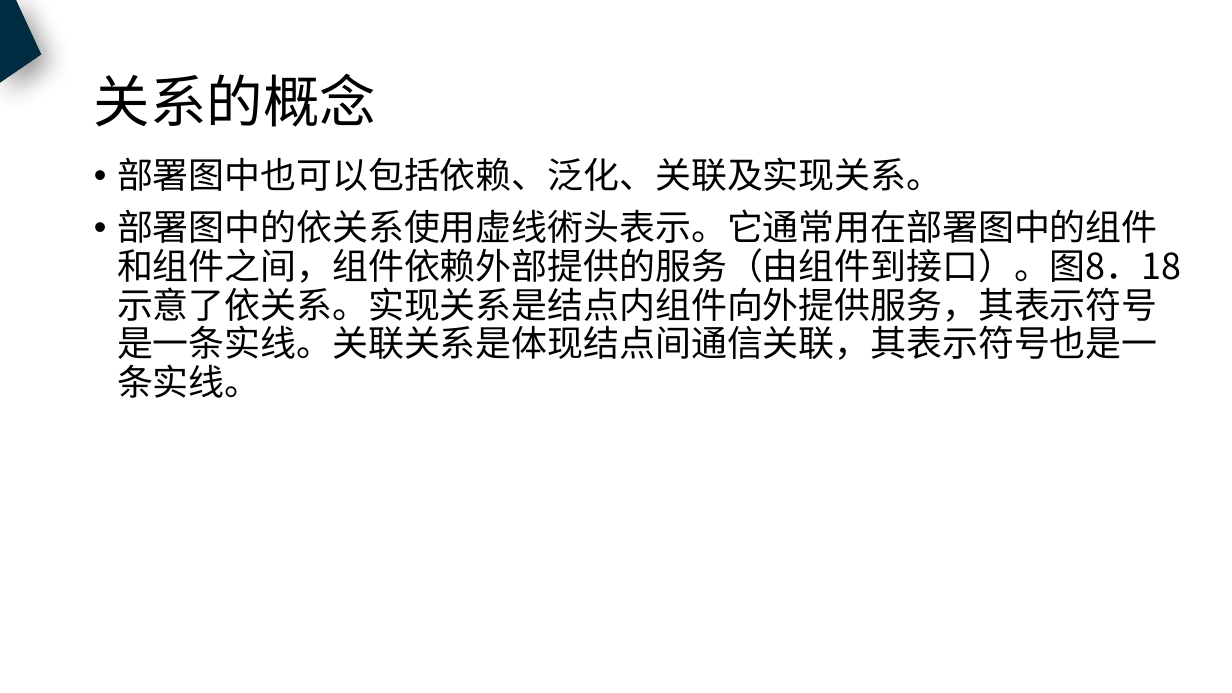
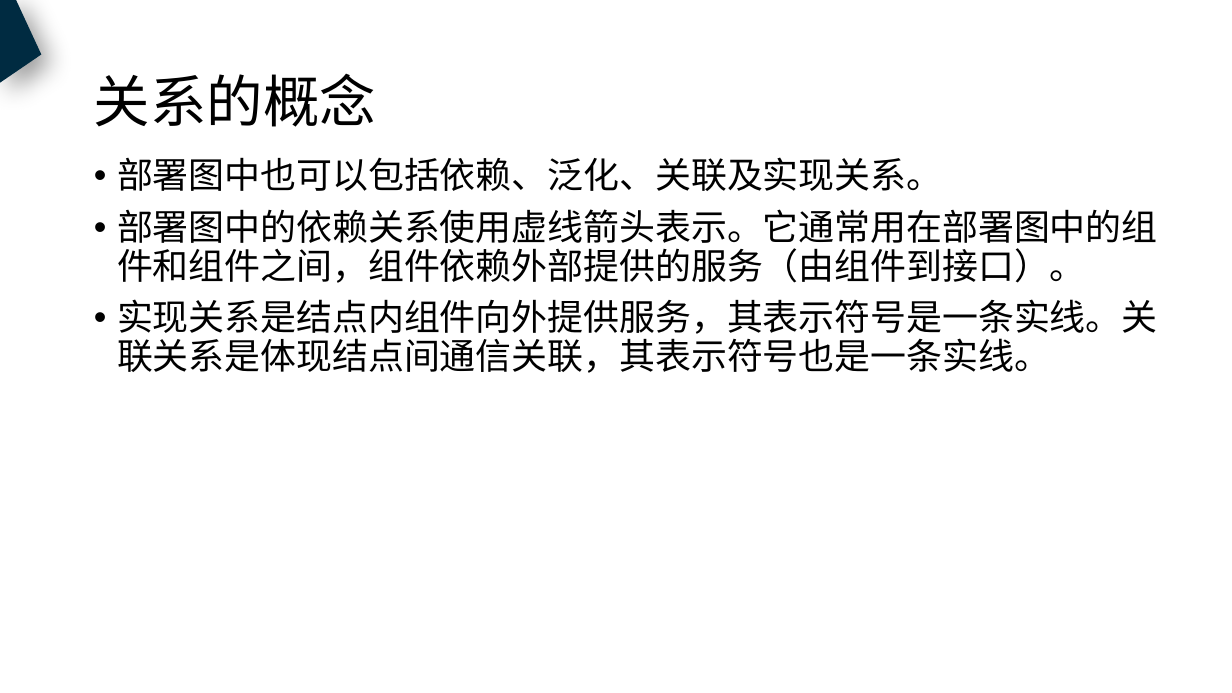
Before and after one commit to PRD2018-G18/PRD2018, a slide deck: slide 51 of 非受控文档/过程文档/UML基础/UML基础1.pptx. Drawn at 1232x693 pixels with LibreOffice and Linux fonts; fonts in the diff are those of the drawing. Boxes give left, top, right and bottom in pixels: in the first picture for what was removed or moved away, otherwise in the second. Text is boxed around its words. In the diff, an @@ line names an element or a change of style, - is before the commit and + after.

```diff
--- a/非受控文档/过程文档/UML基础/UML基础1.pptx
+++ b/非受控文档/过程文档/UML基础/UML基础1.pptx
@@ text at box(117, 209, 1158, 373): text changed @@
-• 部署图中的依关系使用虚线術头表示。它通常用在部署图中的组件和组件之间，组件依赖外部提供的服务（由组件到接口）。图8．18示意了依关系。实现关系是结点内组件向外提供服务，其表示符号是一条实线。关联关系是体现结点间通信关联，其表示符号也是一条实线。
+• 部署图中的依赖关系使用虚线箭头表示。它通常用在部署图中的组件和组件之间，组件依赖外部提供的服务（由组件到接口）。
+• 实现关系是结点内组件向外提供服务，其表示符号是一条实线。关联关系是体现结点间通信关联，其表示符号也是一条实线。
```
Also in this commit, not shown: 24 other slides changed.
